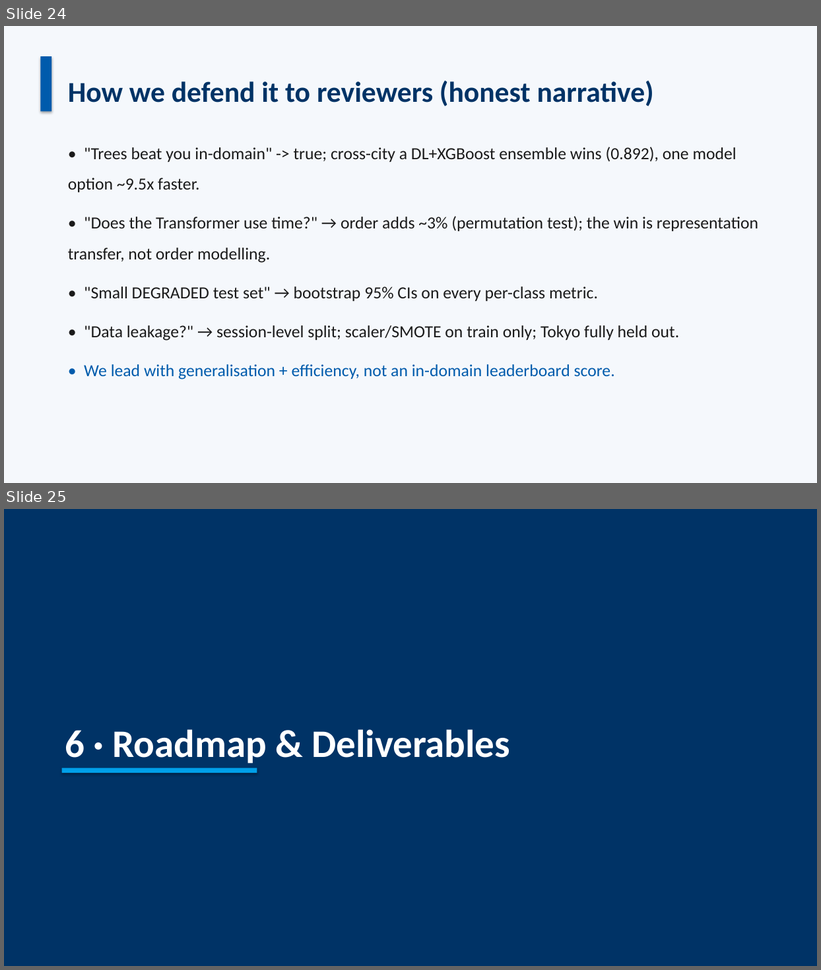
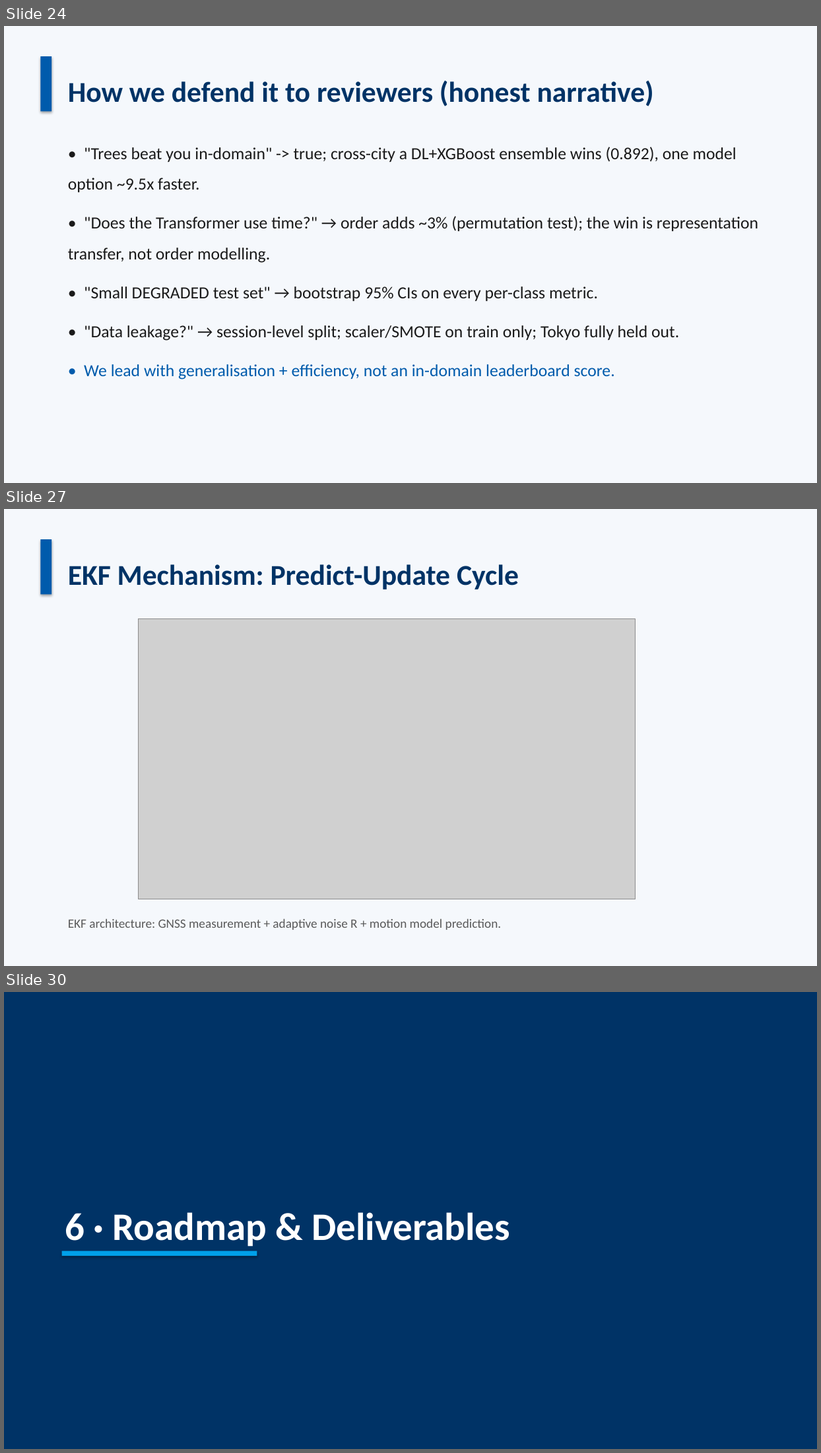
Before and after one commit to Jorshuare/AI-Based-Prediction-for-GNSS-Signal-Degradation, a slide deck: proposal/Presentations/SENTINEL_GNSS_Proposal_v4.pptx. Shown one above the other, each under a label of ours: slides 24 and 25 before the commit, slides 24, 27 and 30 after it; the slides between them are not shown. The pictures are 821x970 and 821x1453 pixels, drawn with LibreOffice and Linux fonts; fonts in the diff are those of the drawing; grey boxes stand for pictures. Boxes give left, top, right and bottom in pixels: in the first picture for what was removed or moved away, otherwise in the second. Text is boxed around its words. In the diff, an @@ line names an element or a change of style, - is before the commit and + after.

```diff
--- a/proposal/Presentations/SENTINEL_GNSS_Proposal_v4.pptx
+++ b/proposal/Presentations/SENTINEL_GNSS_Proposal_v4.pptx
@@ slide 27 added at [4, 509, 817, 966], background #F5F8FC @@
@@ rectangle added at [40, 539, 52, 594], fill #005BAC @@
@@ text added at [68, 564, 519, 590], 34 pt, text #003366, bold @@
+EKF Mechanism: Predict-Update Cycle
@@ picture added at [138, 619, 636, 900] @@
@@ text added at [68, 919, 502, 930], 15 pt, text #5A5A5A @@
+EKF architecture: GNSS measurement + adaptive noise R + motion model prediction.
@@ what was slide 25 is now slide 30 @@
```
Also in this commit, not shown: 1 slide changed, 4 other slides added, 16 other files.
